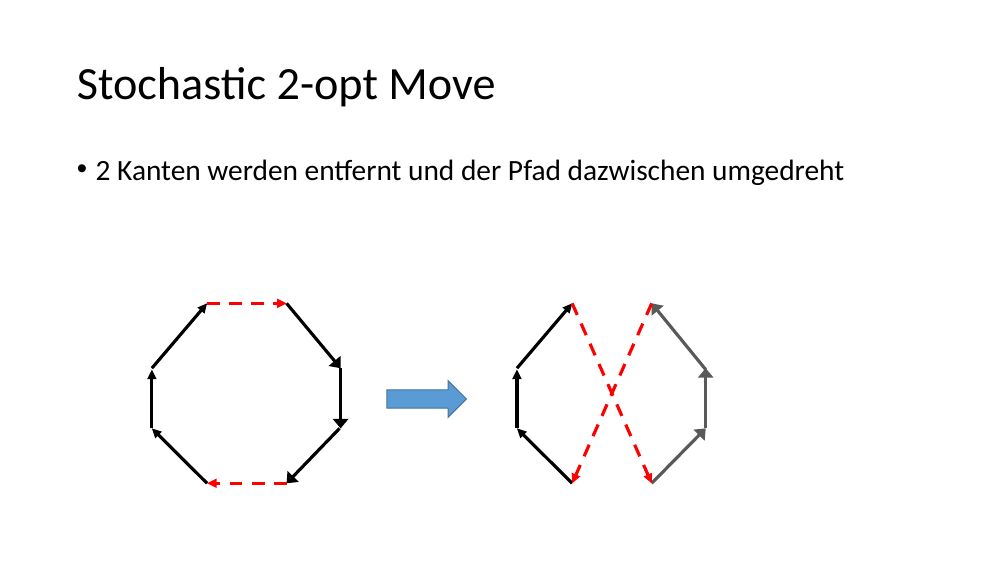
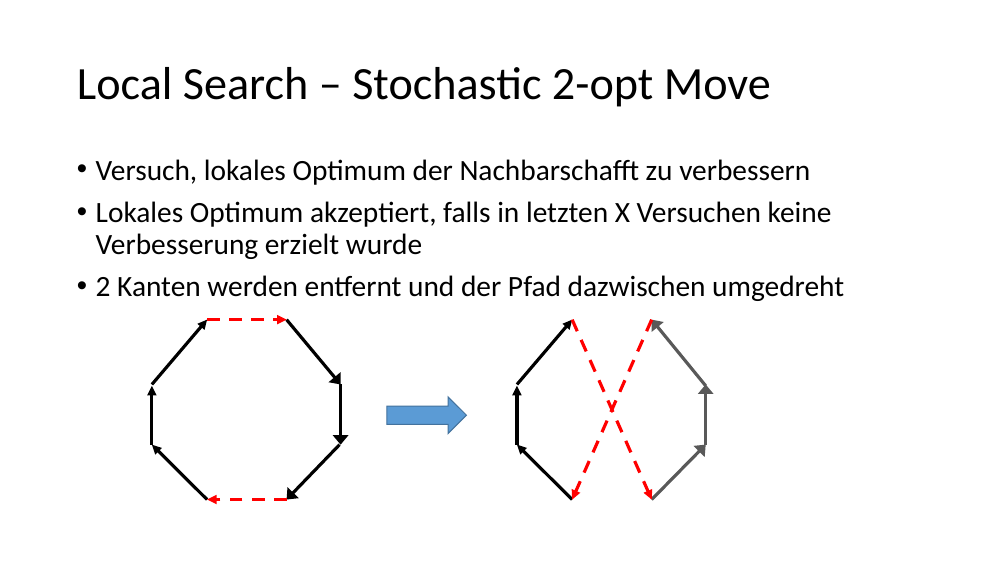
Before and after one commit to fritziF/Python-TSP-Heuristic, a slide deck: slide 5 of doc/Fritz_Svetoslav_TSP.pptx. Drawn at 1008x567 pixels with LibreOffice and Linux fonts; fonts in the diff are those of the drawing. Boxes give left, top, right and bottom in pixels: in the first picture for what was removed or moved away, otherwise in the second. Text is boxed around its words. In the diff, an @@ line names an element or a change of style, - is before the commit and + after.

Commit message:
update doc

```diff
--- a/doc/Fritz_Svetoslav_TSP.pptx
+++ b/doc/Fritz_Svetoslav_TSP.pptx
@@ title at [77,67,771,107]: text changed @@
-Stochastic 2-opt Move
+Local Search – Stochastic 2-opt Move
@@ text at [96,159,832,259]: paragraphs added @@
+• Versuch, lokales Optimum der Nachbarschafft zu verbessern
+• Lokales Optimum akzeptiert, falls in letzten X Versuchen keine Verbesserung erzielt wurde
@@ 16 arrows, 1 right arrow: place and size @@
-16 arrows, 1 right arrow at [152,303,706,483]
+16 arrows, 1 right arrow at [152,320,706,500]
```
Also in this commit, not shown: 3 other slides changed, 3 slides added, 1 slide removed.
